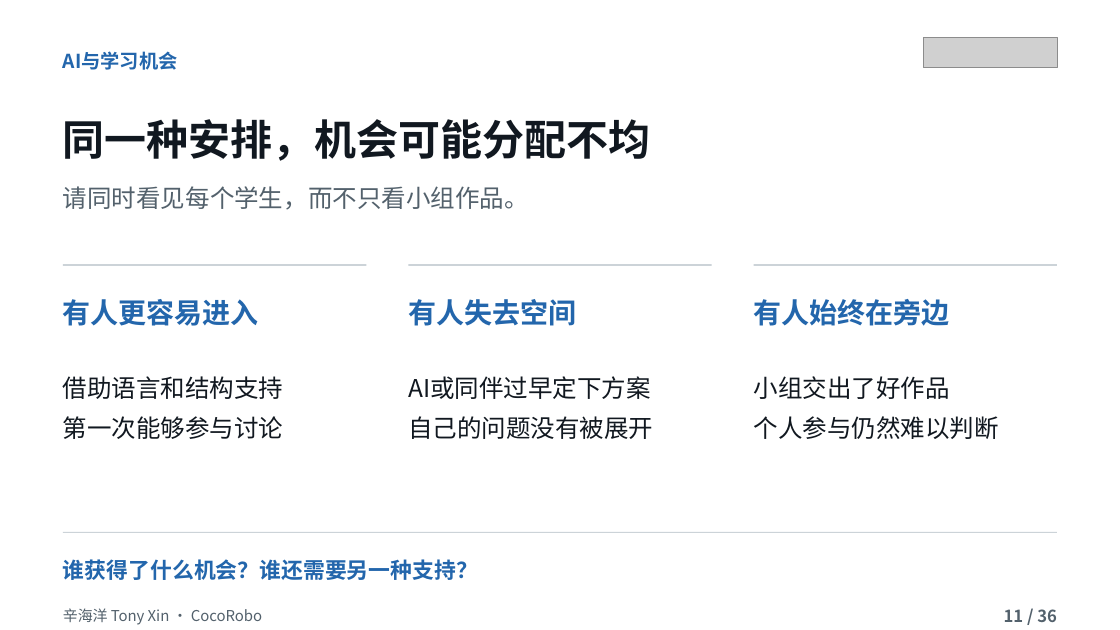
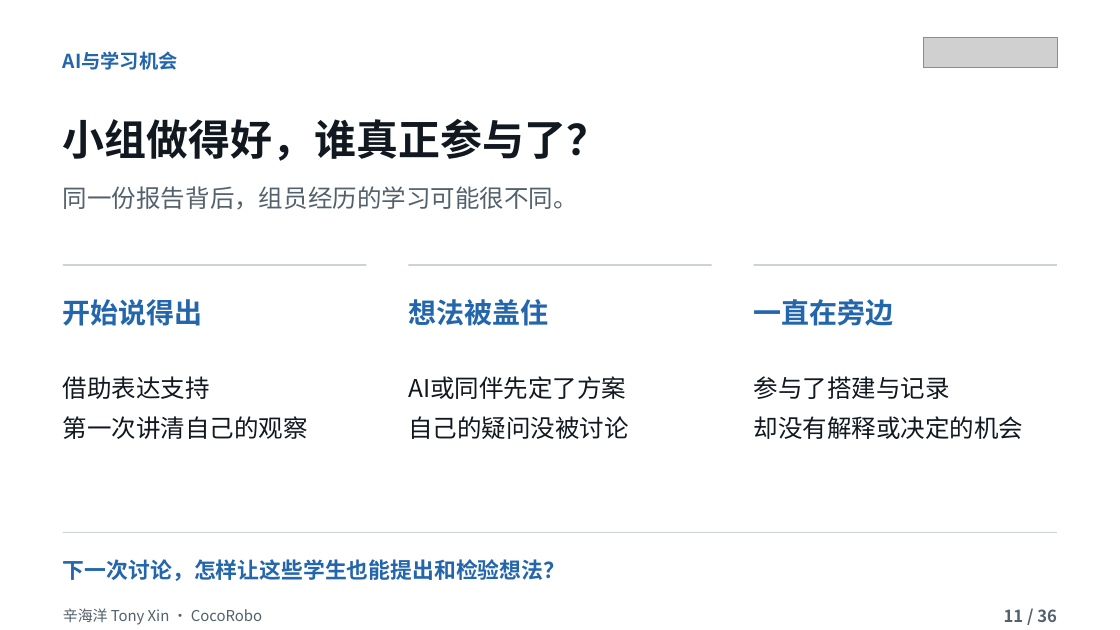
Before and after one commit to tonyxinvip/slides, a slide deck: slide 11 of education-purpose-ai-2026/downloads/AI_Education_Purpose_36slides.pptx. Drawn at 1120x630 pixels with LibreOffice and Linux fonts; fonts in the diff are those of the drawing; grey boxes stand for pictures. Boxes give left, top, right and bottom in pixels: in the first picture for what was removed or moved away, otherwise in the second. Text is boxed around its words. In the diff, an @@ line names an element or a change of style, - is before the commit and + after.

```diff
--- a/education-purpose-ai-2026/downloads/AI_Education_Purpose_36slides.pptx
+++ b/education-purpose-ai-2026/downloads/AI_Education_Purpose_36slides.pptx
@@ text at [63,119,609,161]: text changed @@
-同一种安排，机会可能分配不均
+小组做得好，谁真正参与了？
@@ text at [63,186,578,210]: text changed @@
-请同时看见每个学生，而不只看小组作品。
+同一份报告背后，组员经历的学习可能很不同。
@@ text at [63,299,203,326]: text changed @@
-有人更容易进入
+开始说得出
@@ text at [408,299,548,326]: text changed @@
-有人失去空间
+想法被盖住
@@ text at [754,299,894,326]: text changed @@
-有人始终在旁边
+一直在旁边
@@ text at [63,376,308,439]: text changed @@
-借助语言和结构支持
-第一次能够参与讨论
+借助表达支持
+第一次讲清自己的观察
@@ text at [408,376,629,439]: text changed @@
-AI或同伴过早定下方案
-自己的问题没有被展开
+AI或同伴先定了方案
+自己的疑问没被讨论
@@ text at [754,376,1024,439]: text changed @@
-小组交出了好作品
-个人参与仍然难以判断
+参与了搭建与记录
+却没有解释或决定的机会
@@ text at [63,559,565,581]: text changed @@
-谁获得了什么机会？谁还需要另一种支持？
+下一次讨论，怎样让这些学生也能提出和检验想法？
```
Also in this commit, not shown: 35 other slides changed, 4 other files.
